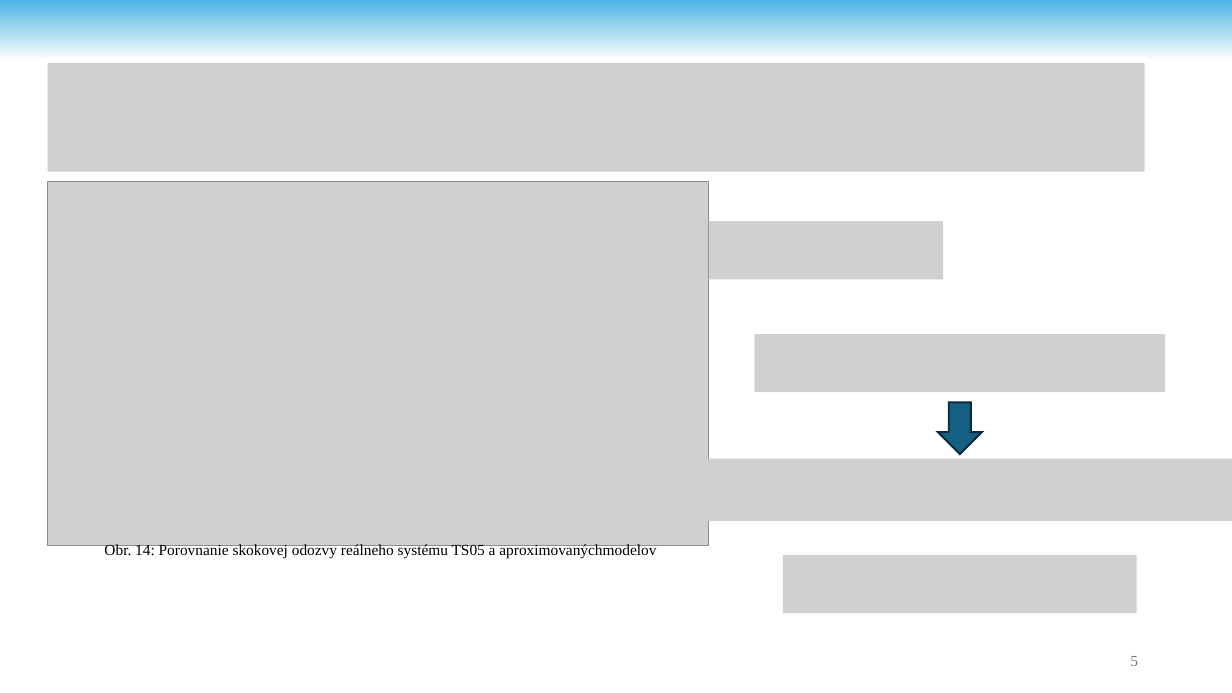
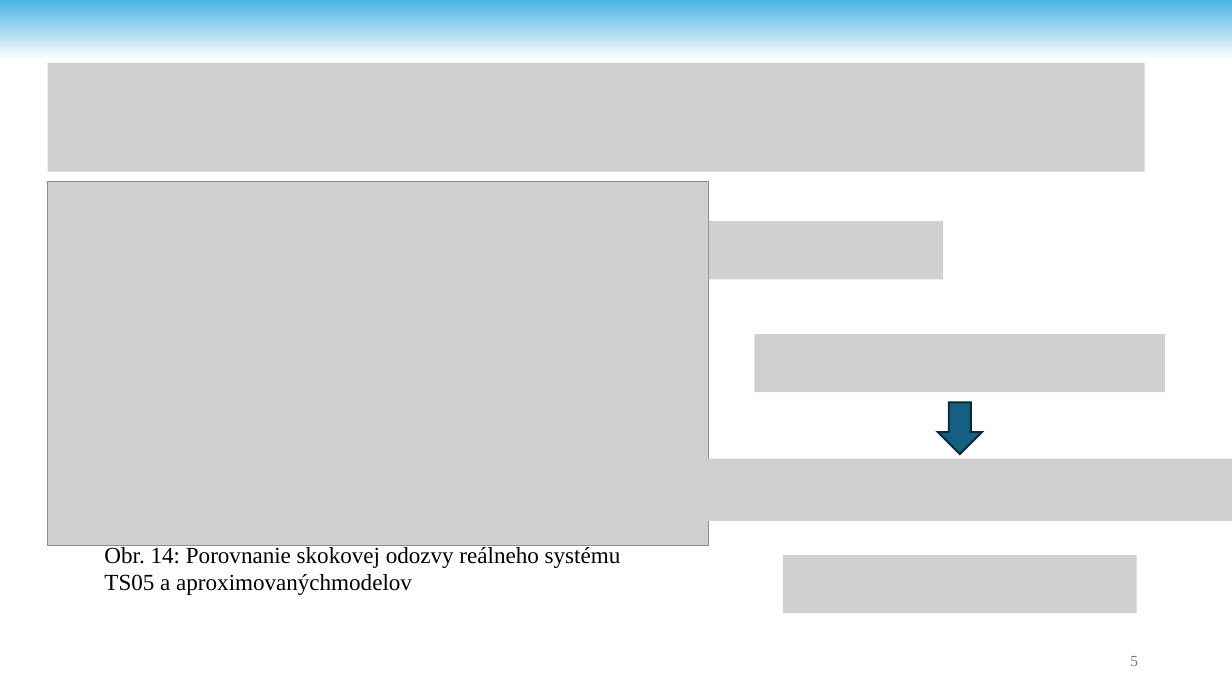
Before and after one commit to andrii-stoliar/DP-Stoliar, a slide deck: slide 5 of Prez/Prez.pptx. Drawn at 1232x693 pixels with LibreOffice and Linux fonts; fonts in the diff are those of the drawing; grey boxes stand for pictures; background and template pictures are left out. Boxes give left, top, right and bottom in pixels: in the first picture for what was removed or moved away, otherwise in the second. Text is boxed around its words. In the diff, an @@ line names an element or a change of style, - is before the commit and + after.

```diff
--- a/Prez/Prez.pptx
+++ b/Prez/Prez.pptx
@@ text "Obr. 14: Porovnanie skokovej odozvy ..." at bbox=[104, 545, 621, 595]: size 12 to 18 pt @@
```
Also in this commit, not shown: 6 other slides changed, 6 other files.
